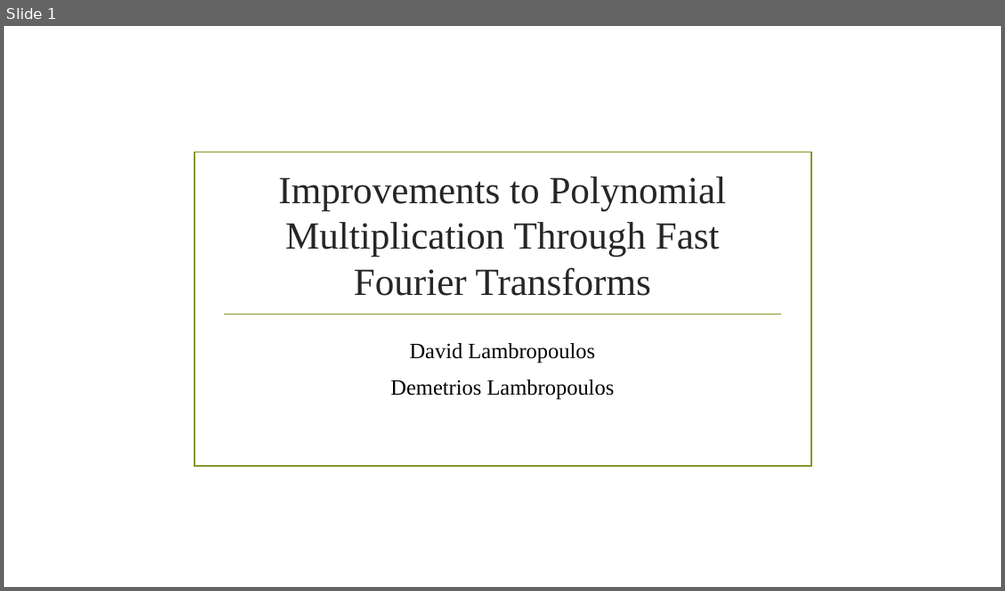
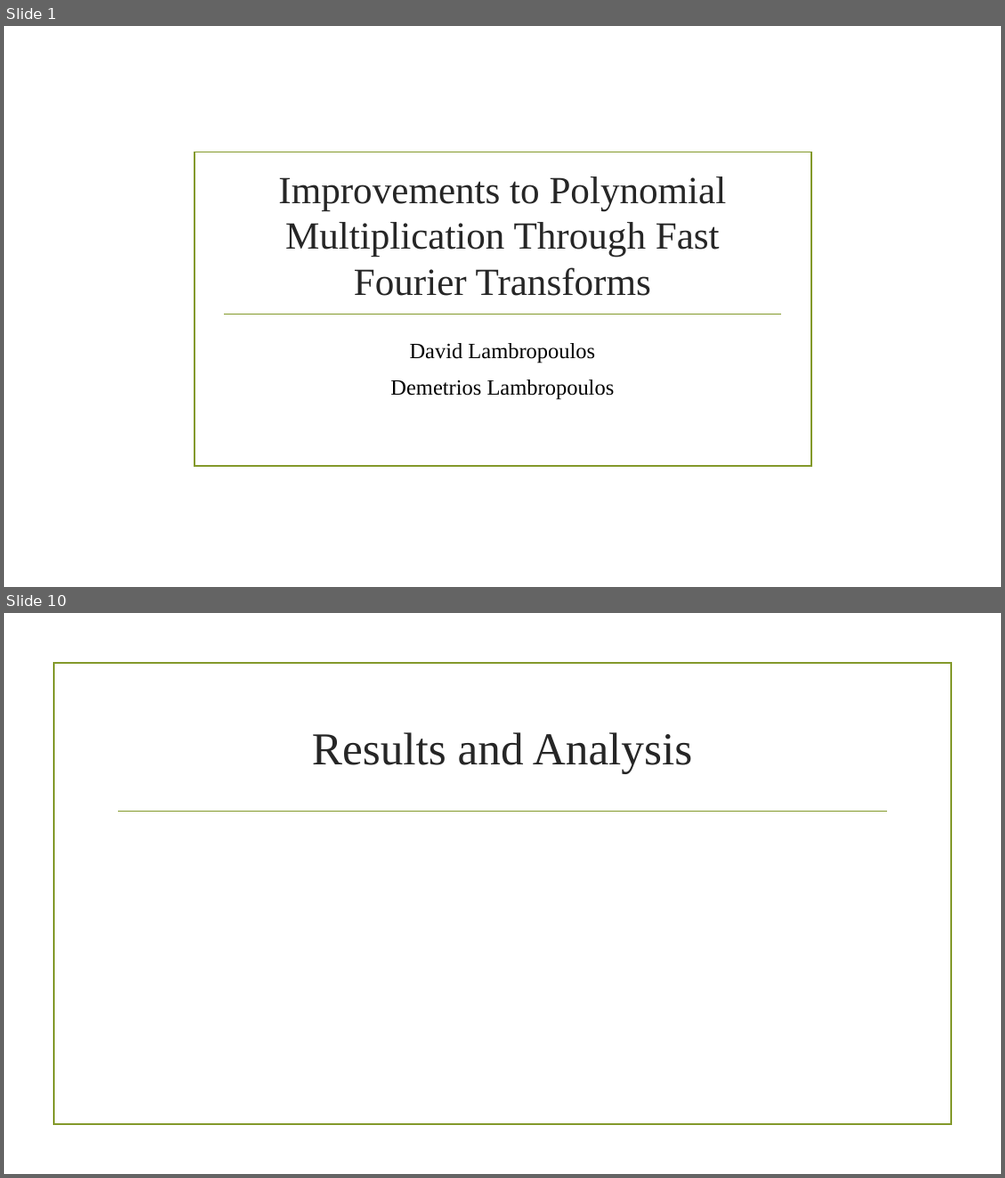
Before and after one commit to david-lambropoulos-91/FFT-Polynomial-Multiplication, a slide deck: Presentation/Improvements to Polynomial Multiplication Through Fast Fourier Transforms.pptx. Shown one above the other, each under a label of ours: slide 1 before the commit, slides 1 and 10 after it; the slides between them are not shown. The pictures are 1005x591 and 1005x1178 pixels, drawn with LibreOffice and Linux fonts; fonts in the diff are those of the drawing; background and template pictures are left out. Boxes give left, top, right and bottom in pixels: in the first picture for what was removed or moved away, otherwise in the second. Text is boxed around its words. In the diff, an @@ line names an element or a change of style, - is before the commit and + after.

```diff
--- a/Presentation/Improvements to Polynomial Multiplication Through Fast Fourier Transforms.pptx
+++ b/Presentation/Improvements to Polynomial Multiplication Through Fast Fourier Transforms.pptx
@@ slide 10 added at bbox=[4, 613, 1001, 1174], background picture (left out) @@
@@ rectangle added at bbox=[53, 663, 951, 1125], outline #83992A 1.25 pt @@
@@ title added at bbox=[312, 732, 692, 774], 44 pt, text #262626 @@
+Results and Analysis
@@ line added from (119, 811) to (887, 811), #83992A 1.25 pt @@
```
Also in this commit, not shown: 10 other slides added, 1 slide removed.
